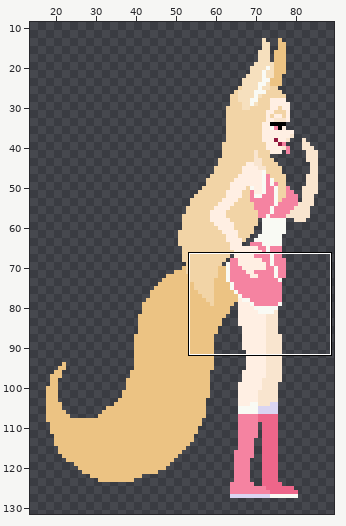
Edited in one commit: pixel-art file (assets/sprites/Fallacia.aseprite). Above, an overview of the earlier version with the close-up marked.
Close-up. As it was:
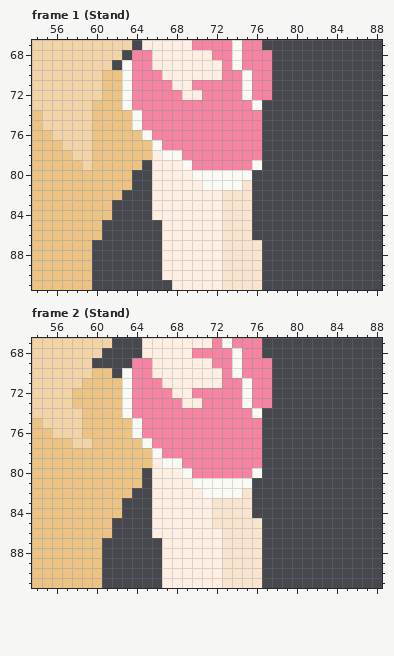
144x144 pixels, 2 frames. Shown: frame 1 (Stand): x 54..88, y 67..91; frame 2 (Stand): x 54..88, y 67..91. The wide view leaves out empty margins.
Once edited:
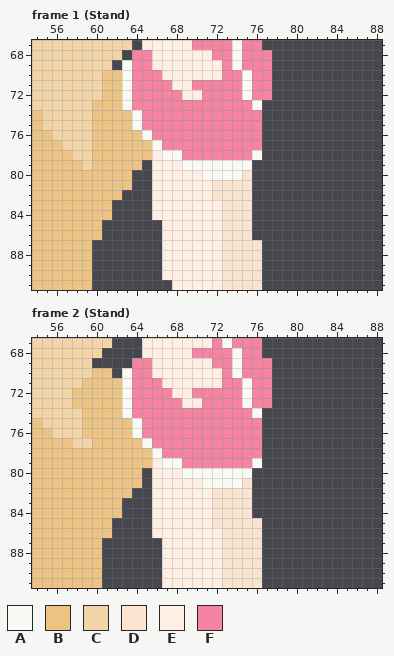
Palette (. is transparent): A #f9faf4  B #ecc383  C #f2d4a6  D #f9e5cf  E #ffefe3  F #f583a1
From old to new:
Frame 1 (Stand), layers "body", "leg front":
Colour F gives way to colour A in row 78 at x 76; in row 79 at x 70 to 75.
Colour A gives way to colour D in row 80 at x 75; in row 81 at x 72 to 74.
Colour E gives way to colour D in row 82 at x 72.
Colour A gives way to colour E in row 80 at x 70; in row 81 at x 71.
Colour A is removed in row 79 at x 76.
Frame 2 (Stand), layer "body":
Colour F gives way to colour A in row 79 at x 76; in row 80 at x 70 to 75.
Colour A gives way to colour D in row 81 at x 75; in row 82 at x 72 to 74.
Colour A gives way to colour E in row 81 at x 70; in row 82 at x 71.
Colour A is removed in row 80 at x 76.
Pixel boxes of the changes (left, top, right, bottom) in both close-ups:
changed: (192, 150, 262, 200)
changed: (192, 458, 262, 498)
